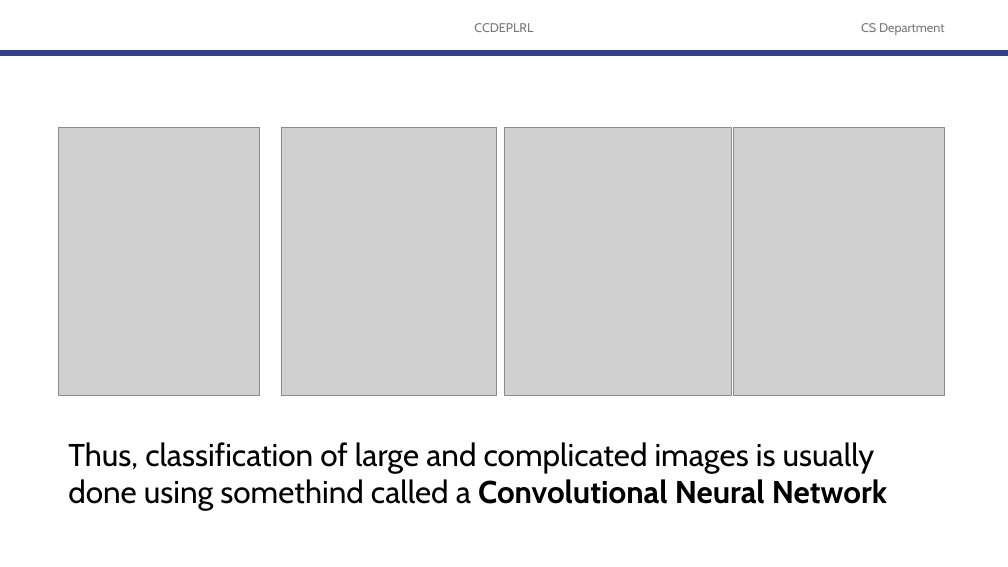
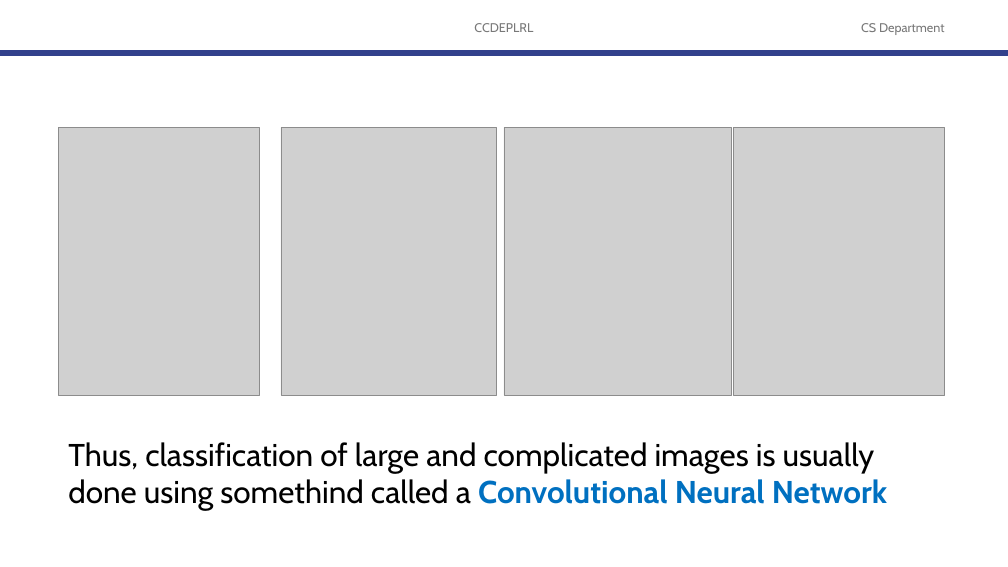
Before and after one commit to robitussin/CCDEPLRL, a slide deck: slide 18 of 4 - What Computers See/Convolutional Neural Network.pptx (slide 17 before the commit). Drawn at 1008x567 pixels with LibreOffice and Linux fonts; fonts in the diff are those of the drawing; grey boxes stand for pictures; background and template pictures are left out. Boxes give left, top, right and bottom in pixels: in the first picture for what was removed or moved away, otherwise in the second. Text is boxed around its words. In the diff, an @@ line names an element or a change of style, - is before the commit and + after.

```diff
--- a/4 - What Computers See/Convolutional Neural Network.pptx
+++ b/4 - What Computers See/Convolutional Neural Network.pptx
@@ text "Thus, classification of large and ..." at (x1=68, y1=442, x2=887, y2=511): text colour #000000 to #0070C0 in "Convolutional Neural Network" @@
```
Also in this commit, not shown: 8 other slides changed, 5 slides added, 1 slide removed.
